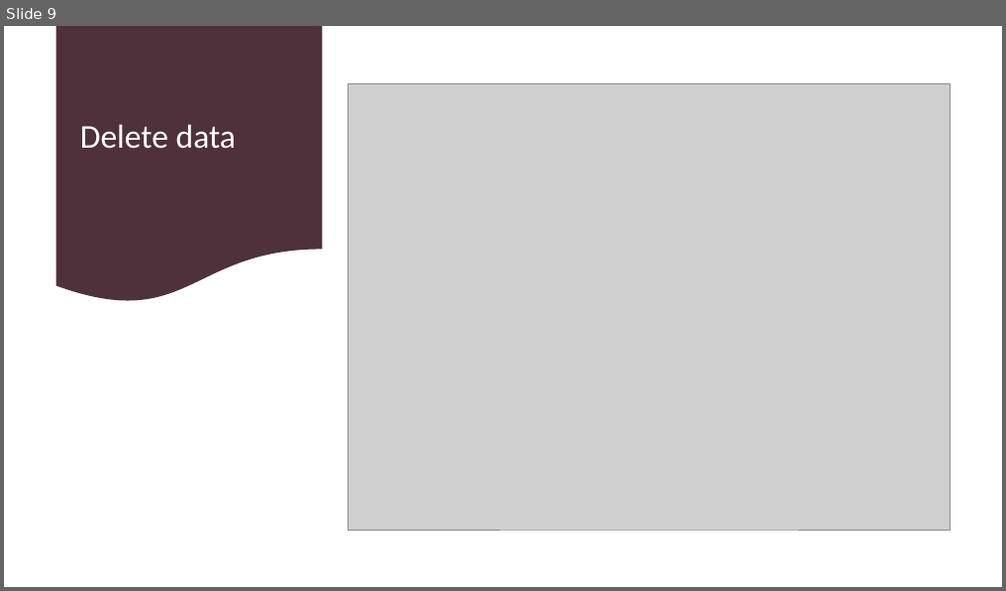
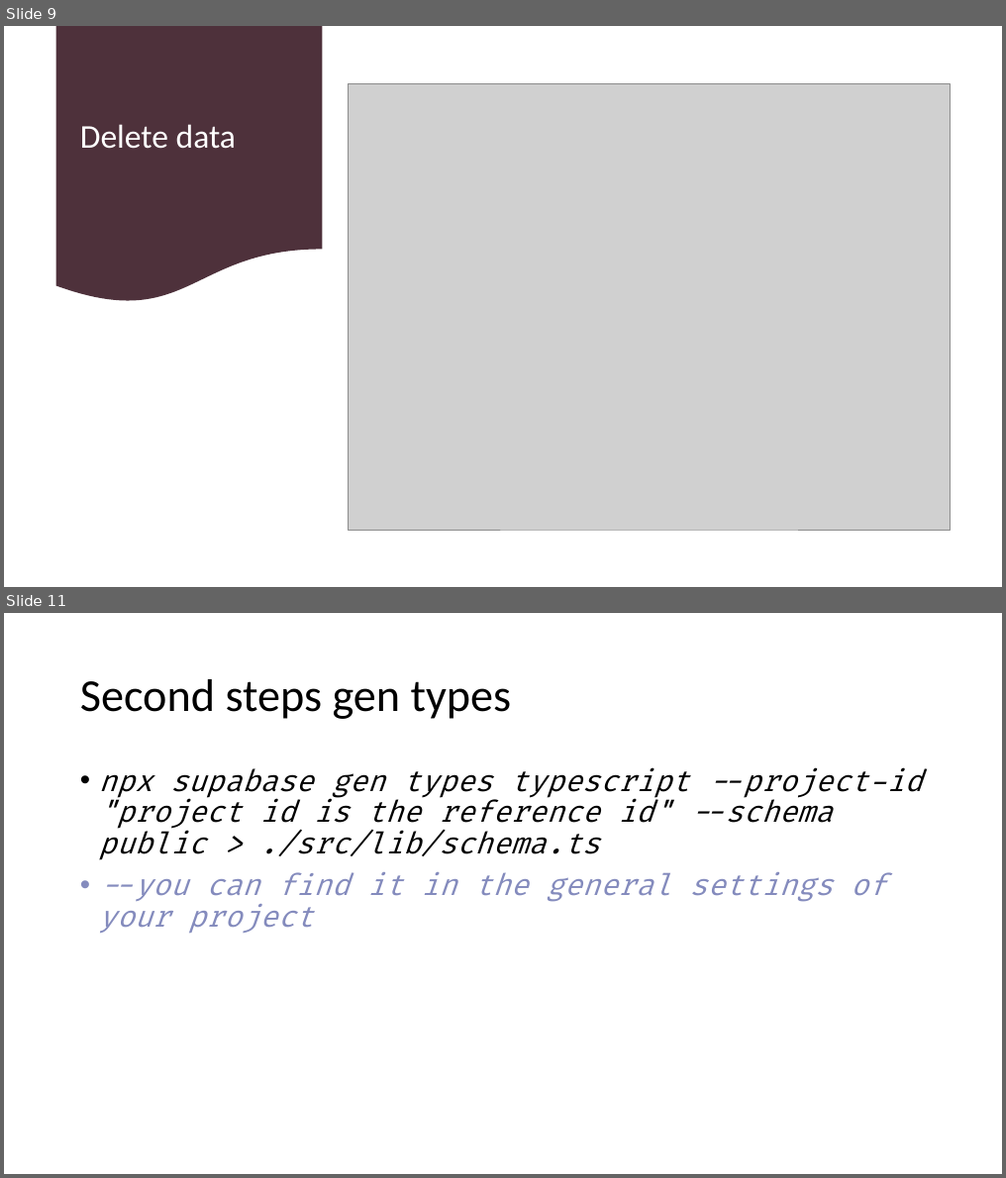
Before and after one commit to 1shaked/full-stack, a slide deck: 22ass/supabase project.pptx. Shown one above the other, each under a label of ours: slide 9 before the commit, slides 9 and 11 after it; the slides between them are not shown. The pictures are 1006x591 and 1006x1178 pixels, drawn with LibreOffice and Linux fonts; fonts in the diff are those of the drawing; grey boxes stand for pictures. Boxes give left, top, right and bottom in pixels: in the first picture for what was removed or moved away, otherwise in the second. Text is boxed around its words. In the diff, an @@ line names an element or a change of style, - is before the commit and + after.

```diff
--- a/22ass/supabase project.pptx
+++ b/22ass/supabase project.pptx
@@ slide 11 added at <box>4,613,1002,1174</box>, background #FFFFFF @@
@@ title added at <box>80,679,512,719</box>, 44 pt, text #000000 @@
+Second steps gen types
@@ text added at <box>99,767,923,933</box>, 28 pt, text #000000, italic @@
+• npx supabase gen types typescript --project-id "project id is the reference id" --schema public > ./src/lib/schema.ts
+• --you can find it in the general settings of your project
```
Also in this commit, not shown: 4 other slides added, 1 slide removed, 16 other files.
